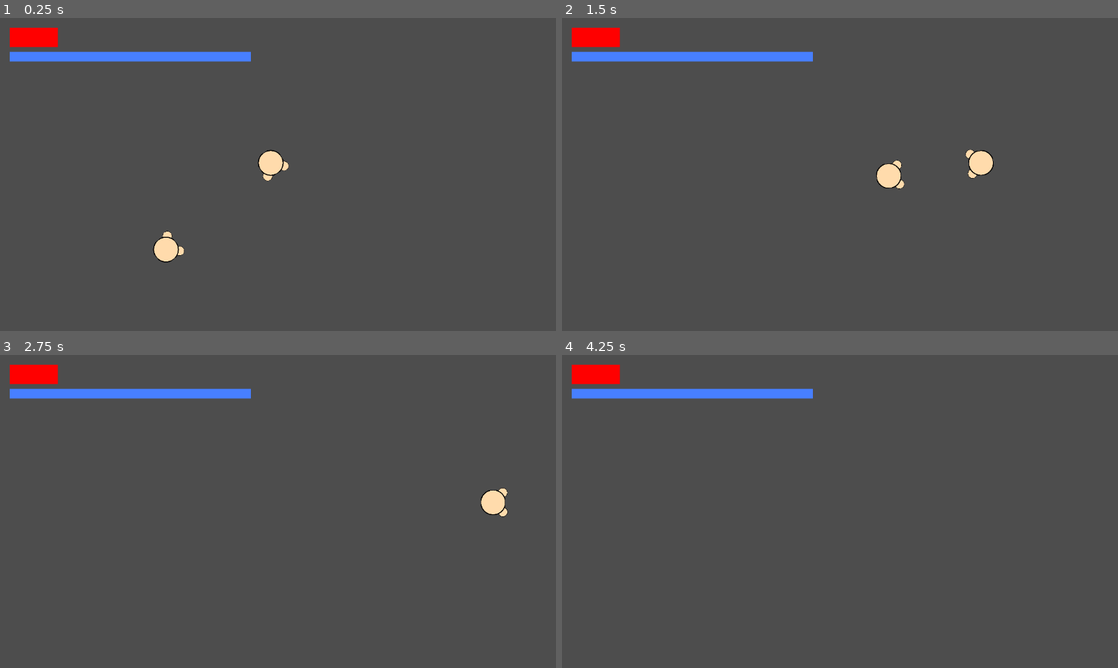
Above: before the commit, frames 1-4 (two rows, left to right).
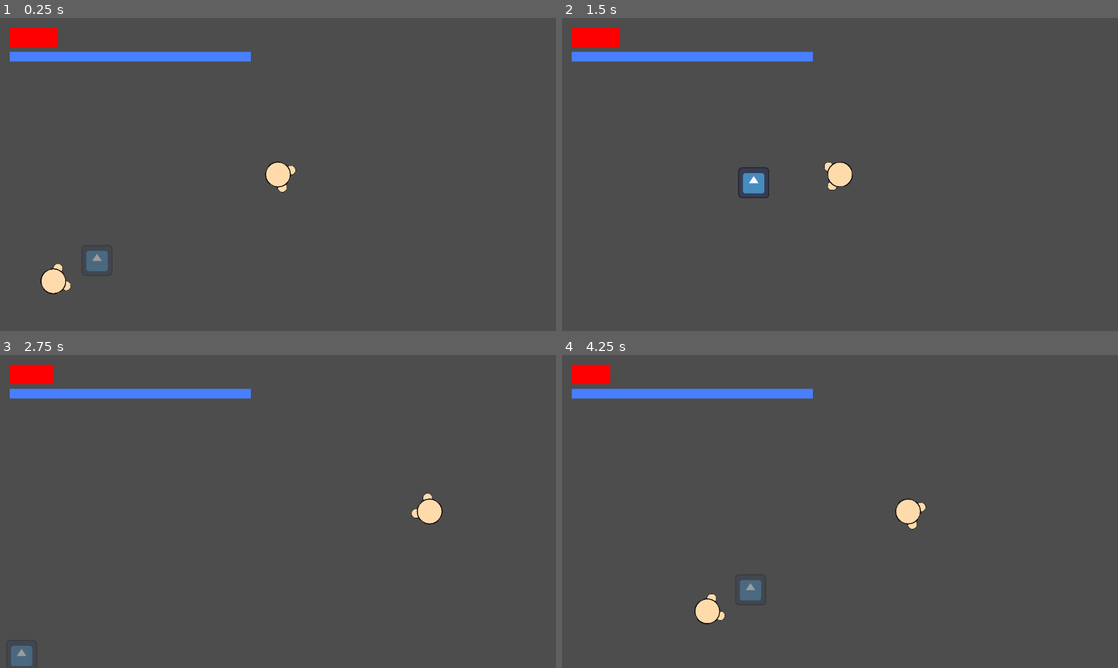
Above: after the commit, the same moments.

Repository: aayushrh/EnergyManipulation
Game: Godot game, scene res://World/Screens/World.tscn
Two runs of this game, one before a commit and one after it. Both use one fixed random seed, a clock stepped at 60 frames per second and the inputs below. The engine's default icon, where the game draws it, is replaced by a stand-in: a white triangle on a blue panel in a dark square.
Inputs (mouse positions are in pixels of both pictures, inside the frame that each line leads up to):
- Up to frame 1 (0.25 s): no input
- Up to frame 2 (1.5 s): tap Enter (enter) at 0.5, 0.6 s; move the mouse to (962, 158) at 0.52 s; hold D (right) 0.53-1.25 s; click (962, 158) at 0.67 s; drag from (728, 190) to (851, 180) at 1.27 s
- Up to frame 3 (2.75 s): move the mouse to (333, 442) at 2.02 s; hold D (right) from 2.03 s (still down); tap Q (Ability2) at 2.1 s; tap Enter (enter) at 2.3 s
- Up to frame 4 (4.25 s): release D (right) at 2.75 s; drag from (812, 574) to (1056, 502) at 2.77 s; move the mouse to (1006, 558) at 3.52 s; hold A (left) from 3.53 s (still down); click (1006, 558) at 3.6 s; tap Enter (enter) at 3.8 s

The runs differ from the first frame. In frame 1, 1.4% of the frame differs, in the area x 7-54%, y 42-89%; in frame 2, 1.4%; in frame 3, 1.0%; in frame 4, 1.1%.

Commit message:
Fixed Bugs

Diff:
--- a/Enemies/BasicEnemy.gd
+++ b/Enemies/BasicEnemy.gd
@@ -33,13 +33,17 @@
 @export var art : Node2D
 @export var softBody : Area2D
 
-@onready var Blast = preload("res://Magic/MagicCasts/Blast.tscn")
+@onready var BlastTscn = preload("res://Magic/MagicCasts/Blast.tscn")
 @onready var Explosion = preload("res://Magic/MagicCasts/Explosion.tscn")
 
+var spells = []
 
 func _ready():
 	art.finishCharge.connect(_finishCharge)
 	art.hit.connect(_shockwave)
+	var spell = Spell.new("firstSpell")
+	spell.type = SpellCard.new(2, "Blast")
+	spells.append(spell)
 
 func _finishCharge():
 	slow = false
@@ -76,19 +80,10 @@
 		can_attack = true
 	if player != null:
 		rotateToTarget(player, delta)
-		#rotation_degrees += 90
 		velocity = (player.global_position - global_position).normalized() * TOPSPEED
 		velocity -= softBodyPush * TOPSPEED
 		if(slow):
 			velocity = velocity * 0.5
-		#move_and_slide()
-
-		#if(dist(player, self) <= 250) and can_attack:
-			#_punch()
-			#can_attack = false
-			#slow = true
-			#ROTATIONSPEED /= 2
-			#cooldown = cooldownAttack
 
 func rotateToTarget(target, delta):
 	var direction = (target.global_position - global_position)
@@ -135,12 +130,12 @@
 		return randi_range(tact,req+tact)>req
 
 func magic_check(delta):
-	for e in Global.spellList:
+	for e in spells:
 		if(!e.using):
 			e.cooldown -= delta
 		if(e.cooldown < 0):
 			if(e.type != null and e.type.spellName.to_lower() == "blast"):
-				var blast = Blast.instantiate()
+				var blast = BlastTscn.instantiate()
 				blast.player = self
 				blast.setSpell(e)
 				get_tree().current_scene.add_child(blast)
--- a/Magic/MagicCasts/Blast.gd
+++ b/Magic/MagicCasts/Blast.gd
@@ -29,27 +29,28 @@
 	timer = 0.1
 
 func _process(delta):
-	if !shot:
-		if (castingTimer >= 0 ):
-			castingTimer -= delta
-		elif chargeTimer >= 0:
-			chargeTimer -= delta
-			if !Input.is_key_pressed(spell.binding):
-				shot = true
-			chargeMulti *= pow(pow(2,delta),1/spell.getMaxPowerTime())
-			scale = Vector2(0.5, 0.5) * spell.attributes.getSize()*chargeMulti
+	if !Global.pause:
+		if !shot:
+			if (castingTimer >= 0 ):
+				castingTimer -= delta
+			elif chargeTimer >= 0:
+				chargeTimer -= delta
+				if spell.binding == null or !Input.is_key_pressed(spell.binding):
+					shot = true
+				chargeMulti *= pow(pow(2,delta),1/spell.getMaxPowerTime())
+				scale = Vector2(0.5, 0.5) * spell.attributes.getSize()*chargeMulti
+			else:
+				if !Input.is_key_pressed(spell.binding):
+					shot = true
+			global_position = player.global_position + Vector2(cos(player.rotation_degrees * PI/180 - PI/2), sin(player.rotation_degrees * PI/180 - PI/2)) * 100
 		else:
-			if !Input.is_key_pressed(spell.binding):
-				shot = true
-		global_position = player.global_position + Vector2(cos(player.rotation_degrees * PI/180 - PI/2), sin(player.rotation_degrees * PI/180 - PI/2)) * 100
-	else:
-		global_position = player.global_position + Vector2(cos(player.rotation_degrees * PI/180 - PI/2), sin(player.rotation_degrees * PI/180 - PI/2)) * 100
-		timer -= delta
-		if timer < 0:
-			if timesShot < spell.attributes.getAmount():
-				timesShot+=1
-				_shoot()
-				if timesShot >= spell.attributes.getAmount():
-					player.doneCasting()
-					queue_free()
-					spell.resetCooldown(false)
+			global_position = player.global_position + Vector2(cos(player.rotation_degrees * PI/180 - PI/2), sin(player.rotation_degrees * PI/180 - PI/2)) * 100
+			timer -= delta
+			if timer < 0:
+				if timesShot < spell.attributes.getAmount():
+					timesShot+=1
+					_shoot()
+					if timesShot >= spell.attributes.getAmount():
+						player.doneCasting()
+						queue_free()
+						spell.resetCooldown(false)
--- a/Magic/MagicCasts/area_2d.gd
+++ /dev/null
@@ -1,11 +0,0 @@
-extends Area2D
-
-
-# Called when the node enters the scene tree for the first time.
-func _ready() -> void:
-	pass # Replace with function body.
-
-
-# Called every frame. 'delta' is the elapsed time since the previous frame.
-func _process(delta: float) -> void:
-	pass
--- a/Player/Player.gd
+++ b/Player/Player.gd
@@ -215,6 +215,7 @@
 	health -= dmgTaken * (1-dmgRed)
 	if(health<0):
 		Global._change_tscn("res://World/Screens/MainMenu.tscn")
+		Global.pause = false
 	updateEnergy()
 	$CanvasLayer/HealthBar.size.x = health*10.0
 	time = 0
--- a/World/Screens/World.tscn
+++ b/World/Screens/World.tscn
@@ -12,8 +12,11 @@
 script = ExtResource("1_dcdsc")
 
 [node name="Player" parent="." instance=ExtResource("1_s7tpg")]
-position = Vector2(561, 300)
+position = Vector2(253, -101)
 ROTATIONSPEED = 20.0
+
+[node name="RemoteTransform2D" type="RemoteTransform2D" parent="Player"]
+remote_path = NodePath("../../Camera2D")
 
 [node name="CanvasLayer" type="CanvasLayer" parent="."]
 
@@ -44,7 +47,7 @@
 layout_mode = 2
 
 [node name="BasicEnemy" parent="." instance=ExtResource("7_tu6r2")]
-position = Vector2(290, 524)
+position = Vector2(-244, 135)
 checkAngle = 10.0
 blockOrFlight = 3
 DASHSPEED = 3000.0
@@ -53,3 +56,11 @@
 dash_cd = 10.0
 dash_time = 0.1
 block_cd = 0.5
+
+[node name="Camera2D" type="Camera2D" parent="."]
+position = Vector2(253, -101)
+limit_left = -1500
+limit_top = -1000
+limit_right = 1500
+limit_bottom = 1000
+limit_smoothed = true
Not shown, changed: Art/Ethan.png.import
Not shown, changed: Art/ethan.png.import
